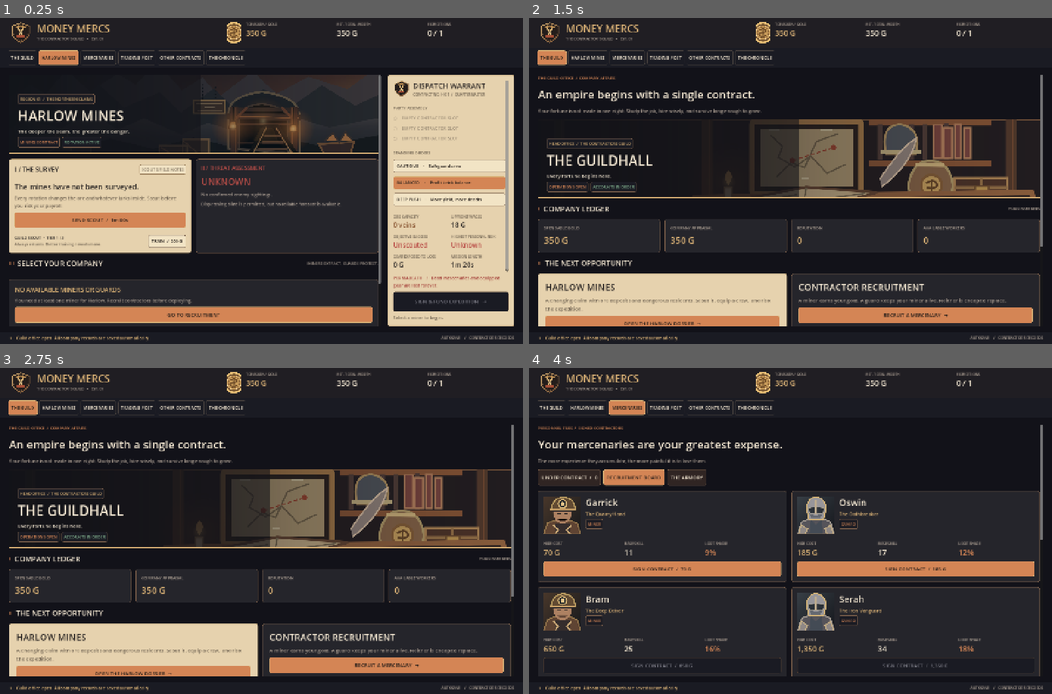
Above: before the commit, frames 1-4 (two rows, left to right).
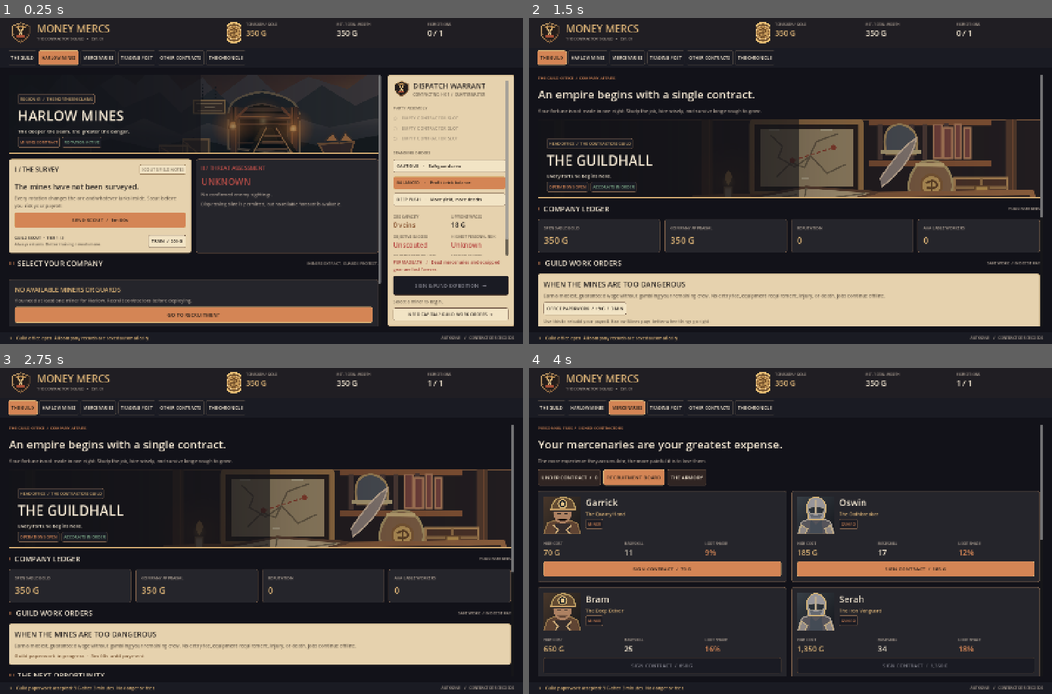
Above: after the commit, the same moments.

Repository: wiings3/Hellfare
Game: Godot game, scene res://scenes/main.tscn
Same seed, same stepped clock (60 frames per second), same inputs: the game is played once before the commit and once after it.
Inputs (mouse positions are in pixels of both pictures, inside the frame that each line leads up to):
- Up to frame 1 (0.25 s): no input
- Up to frame 2 (1.5 s): click "GO TO RECRUITMENT" at 0.5 s; click "THE GUILD" at 1.25 s
- Up to frame 3 (2.75 s): click (57, 658) at 2 s, where only the run after the commit has a clickable "OFFICE PAPERWORK / +9 G / 3 M…"
- Up to frame 4 (4 s): click "HARLOW MINES" at 2.75 s; click "GO TO RECRUITMENT" at 3.5 s

The runs differ from the first frame. In frame 1, 2.9% of the frame differs, in the area x 75-98%, y 67-93%; in frame 2, 11%, in the area x 2-99%, y 61-95%; in frame 3, 11%; in frame 4, 0.2%.

Commit message:
Surface safe guild jobs and recovery navigation without altering Guild Ledger aesthetic

Diff:
--- a/scripts/ledger_ui.gd
+++ b/scripts/ledger_ui.gd
@@ -692,6 +692,10 @@
 	var help := _lab(reason, 12, C_PAPER_DIM, true)
 	_grow(help)
 	sidebar.add_child(help)
+	if int(stats["guards"]) == 0 and not _selected_available().is_empty():
+		sidebar.add_child(_lab("NO GUARD / Your workers are especially vulnerable.", 12, Color("#a44039"), true))
+	if game.crew.size() <= 1 or game.gold < int(stats["wage"]):
+		sidebar.add_child(_button("NEED CAPITAL? GUILD WORK ORDERS  →", _nav_to.bind("hq"), false, true, true))
 
 func _mini_stat(parent: Node, name: String, value: String, color: Color) -> void:
 	var card := _v(3)
@@ -749,7 +753,38 @@
 		var p := _panel(row)
 		p.add_child(_lab(str(item[0]), 11, C_DIM))
 		p.add_child(_lab(str(item[1]), 25, C_GOLD))
-	_section(body, "II", "THE NEXT OPPORTUNITY")
+	_section(body, "II", "GUILD WORK ORDERS", "SAFE WORK  /  MODEST PAY")
+	var work_panel := _panel(body, true, 15)
+	work_panel.add_child(_lab("WHEN THE MINES ARE TOO DANGEROUS", 20, C_INK))
+	work_panel.add_child(_lab("Earn a modest, guaranteed wage without gambling your remaining crew. No entry fee, equipment requirement, injury, or death. Jobs continue offline.", 13, C_PAPER_DIM, true))
+	var occupied: bool = game.missions.size() >= game.expedition_slots
+	var active_work := false
+	for job in game.missions:
+		if str(job.get("region", "")) == "guild_work":
+			active_work = true
+			var worker_name: String = "Guild paperwork"
+			var job_id: String = str(job.get("worker", ""))
+			if not job_id.is_empty():
+				var employee: Dictionary = game.merc_by_id(job_id)
+				worker_name = str(employee.get("name", "Contractor"))
+			work_panel.add_child(_lab("%s in progress  ·  %s until payment" % [
+				worker_name, _duration(maxi(0, int(job["finish"]) - int(Time.get_unix_time_from_system())))], 14, Color("#775332")))
+	if not active_work:
+		var orders := _h(8)
+		work_panel.add_child(orders)
+		var paper_btn := _button("OFFICE PAPERWORK  /  +9 G  /  3 MIN", _guild_work.bind(""), false, true, true)
+		paper_btn.disabled = occupied
+		orders.add_child(paper_btn)
+		for worker in game.available_guild_workers():
+			var name: String = str(worker.get("name", "Worker"))
+			var offer := _button("%s: +18 G  /  2M 30S" % name.to_upper(), _guild_work.bind(str(worker["id"])), true, true)
+			offer.disabled = occupied
+			orders.add_child(offer)
+		if occupied:
+			work_panel.add_child(_lab("Finish an active operation before starting a work order.", 12, C_PAPER_DIM))
+		else:
+			work_panel.add_child(_lab("Use this to rebuild your payroll. Harlow Mines pays better when things go right.", 12, C_PAPER_DIM, true))
+	_section(body, "III", "THE NEXT OPPORTUNITY")
 	var actions := _h(12)
 	body.add_child(actions)
 	var left := _panel(actions, true, 20)
@@ -760,7 +795,7 @@
 	right.add_child(_lab("CONTRACTOR RECRUITMENT", 25, C_IVORY))
 	right.add_child(_lab("A miner earns your gold. A guard keeps your miner alive. Neither is cheap to replace.", 14, C_DIM, true))
 	right.add_child(_button("RECRUIT A MERCENARY  →", _open_recruitment, true))
-	_section(body, "III", "RECENT FIELD REPORTS")
+	_section(body, "IV", "RECENT FIELD REPORTS")
 	if game.reports.is_empty():
 		var blank := _panel(body)
 		blank.add_child(_lab("No expeditions have returned yet.", 15, C_DIM))
@@ -784,6 +819,9 @@
 			_action(game.expand_operations())
 		, true))
 	_gap(body, 18)
+
+func _guild_work(worker_id: String) -> void:
+	_action(game.start_guild_work(worker_id))
 
 func _draw_roster() -> void:
 	var body := _scroller(content_host)
@@ -1138,7 +1176,7 @@
 	elif changed and page == "harlow":
 		_refresh()
 	# Refresh time text periodically when on Harlow without disturbing selection.
-	elif page == "harlow" and (int(Time.get_unix_time_from_system()) % 5 == 0):
+	elif (page == "harlow" or page == "hq") and (int(Time.get_unix_time_from_system()) % 5 == 0):
 		_refresh()
 
 func _unhandled_key_input(event: InputEvent) -> void:
